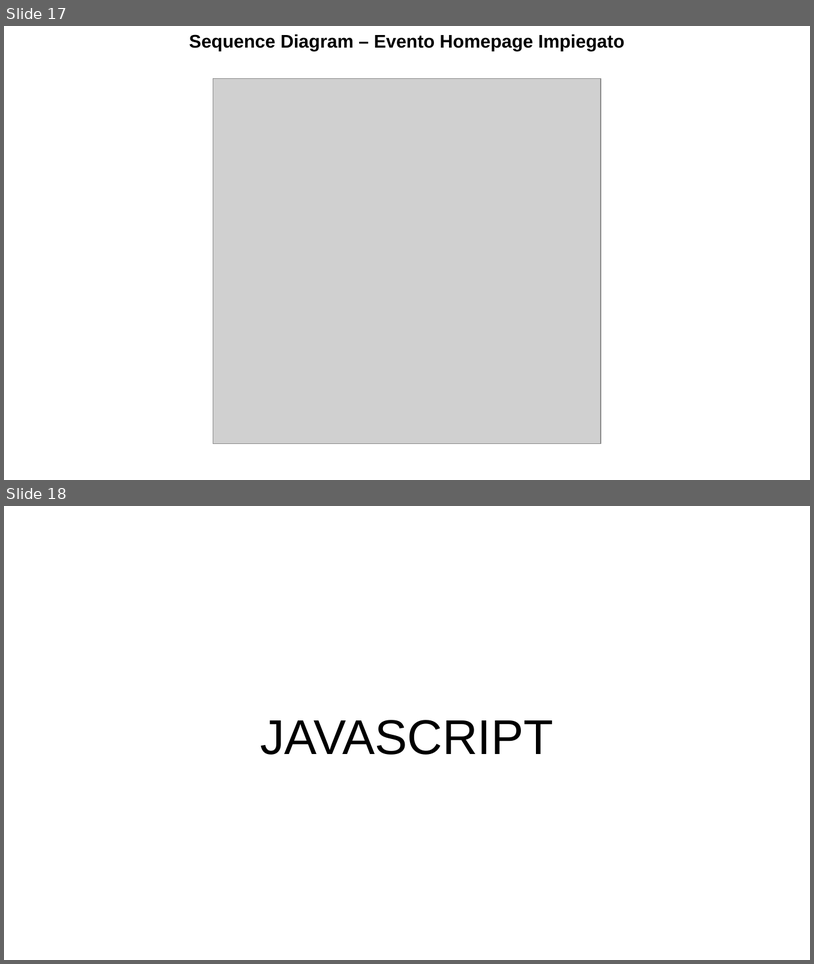
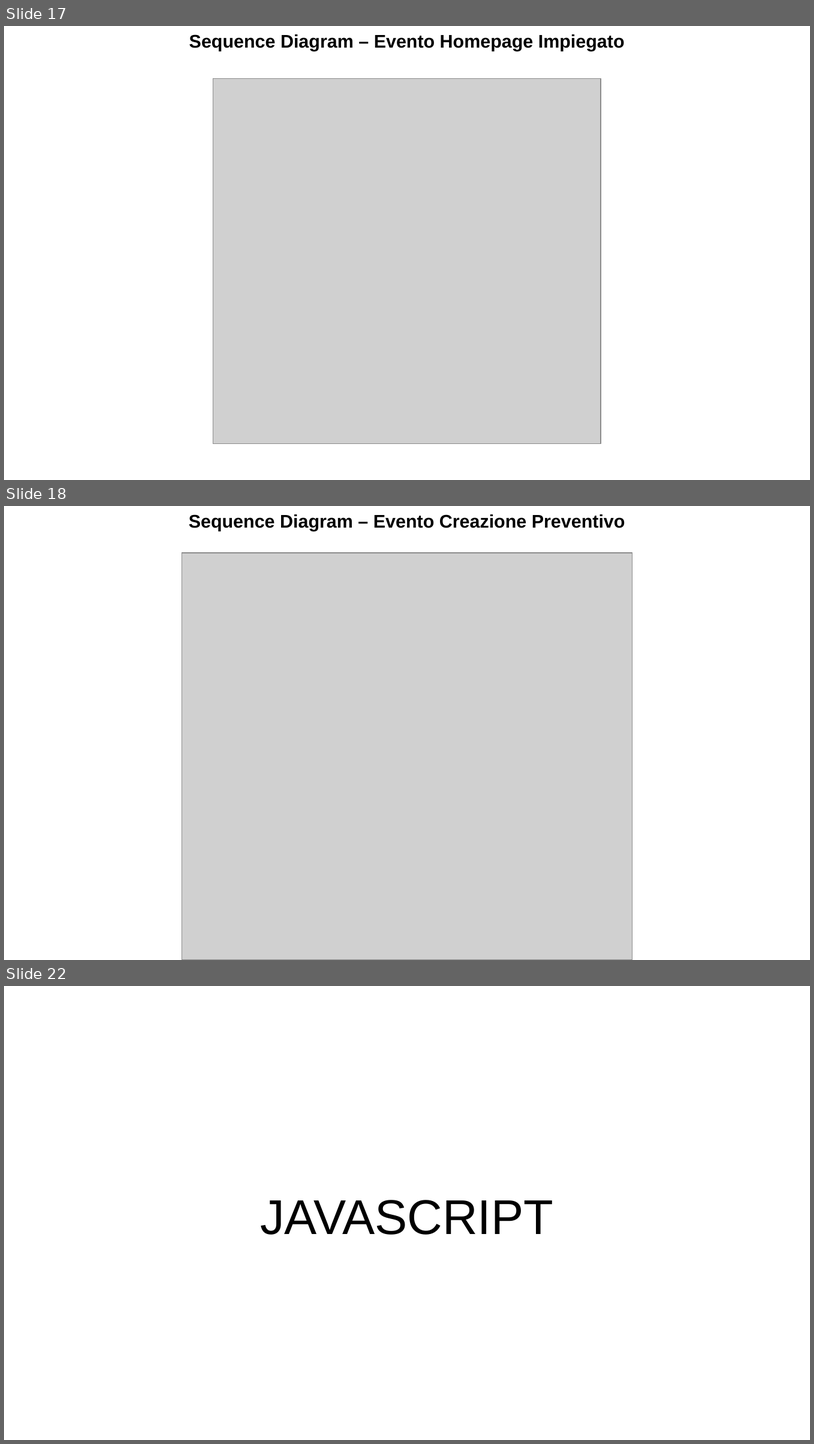
Before and after one commit to jonnysciar/TIW_Project, a slide deck: doc/documentazione.odp. Shown one above the other, each under a label of ours: slides 17 and 18 before the commit, slides 17, 18 and 22 after it; the slides between them are not shown. The pictures are 814x964 and 814x1444 pixels, drawn with LibreOffice and Linux fonts; fonts in the diff are those of the drawing; grey boxes stand for pictures. Boxes give left, top, right and bottom in pixels: in the first picture for what was removed or moved away, otherwise in the second. Text is boxed around its words. In the diff, an @@ line names an element or a change of style, - is before the commit and + after.

Commit message:
HTML sequence diagram complete

```diff
--- a/doc/documentazione.odp
+++ b/doc/documentazione.odp
@@ slide 18 added at [4,506,810,960], background #FFFFFF @@
@@ text added at [189,514,626,531], 18 pt, text #000000, bold @@
+Sequence Diagram – Evento Creazione Preventivo
@@ picture added at [182,553,633,960] @@
@@ what was slide 18 is now slide 22 @@
```
Also in this commit, not shown: 1 slide changed, 3 other slides added, 16 other files.
